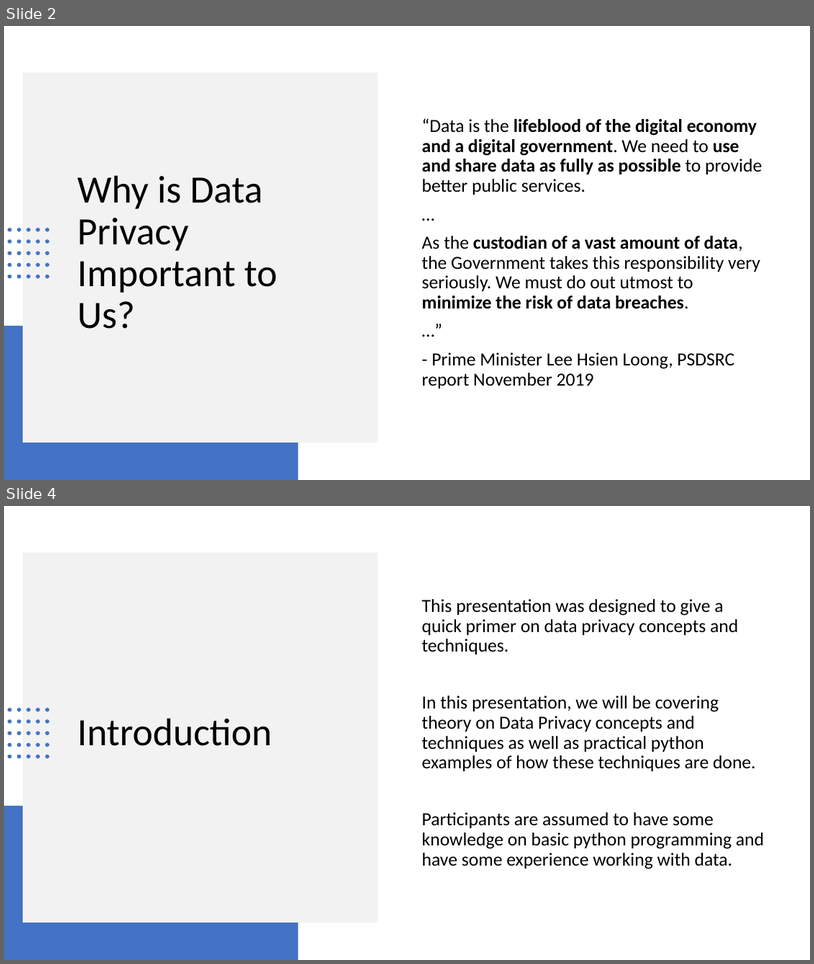
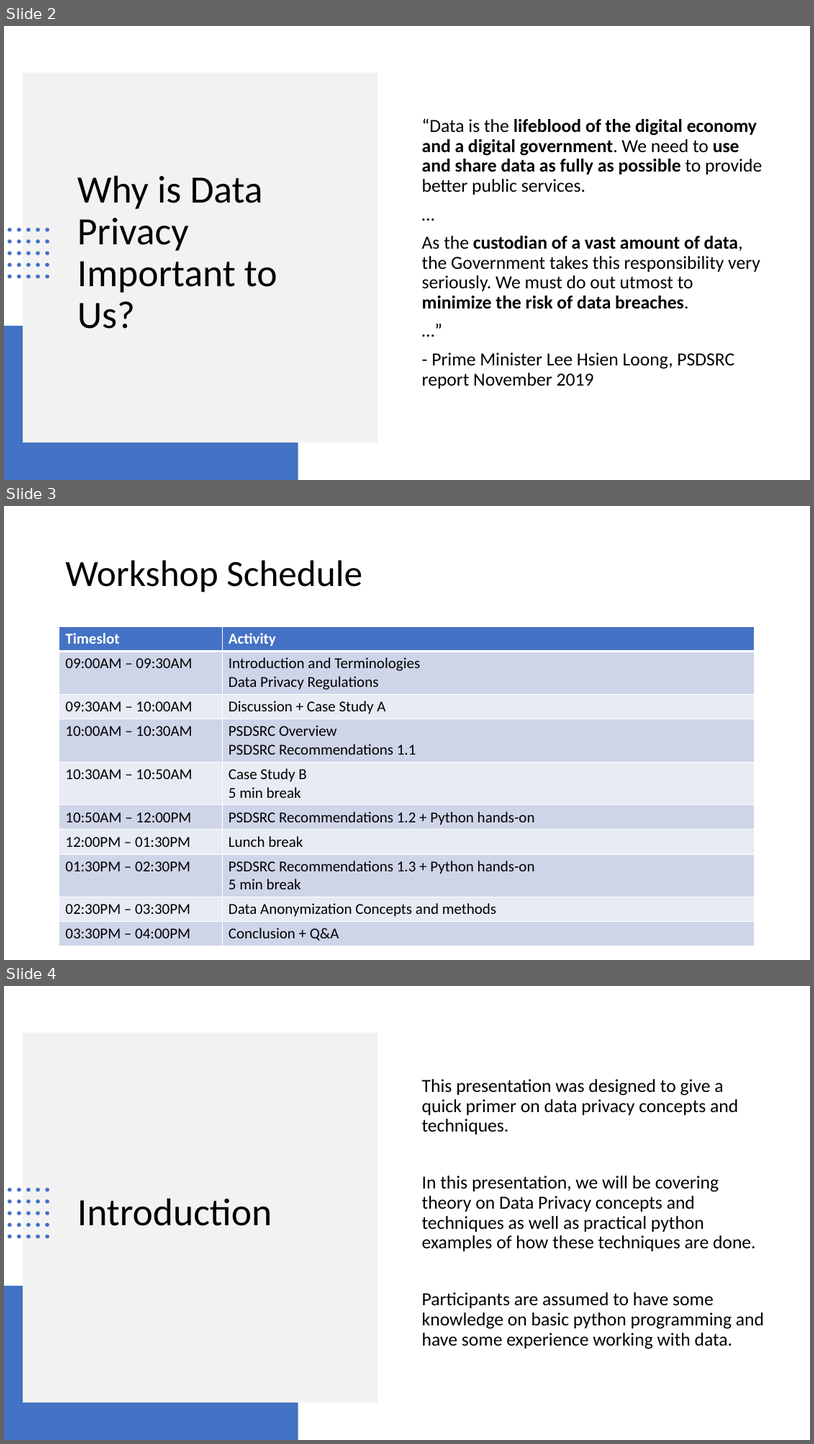
Before and after one commit to dsaidgovsg/data-privacy-workshop, a slide deck: Data Privacy Workshop.pptx. Shown one above the other, each under a label of ours: slides 2 and 4 before the commit, slides 2, 3 and 4 after it; the slides between them are not shown. The pictures are 814x964 and 814x1444 pixels, drawn with LibreOffice and Linux fonts; fonts in the diff are those of the drawing. Boxes give left, top, right and bottom in pixels: in the first picture for what was removed or moved away, otherwise in the second. Text is boxed around its words. In the diff, an @@ line names an element or a change of style, - is before the commit and + after.

Commit message:
update powerpoint to include schedule

```diff
--- a/Data Privacy Workshop.pptx
+++ b/Data Privacy Workshop.pptx
@@ slide 3 added at (4,506,810,960), background #FFFFFF @@
@@ title added at (65,560,363,592), 44 pt, text #000000 @@
+Workshop Schedule
@@ table added at (59,627,756,943), 10 rows, 2 columns @@
+Timeslot | Activity
+09:00AM – 09:30AM | Introduction and Terminologies / Data Privacy Regulations
+09:30AM – 10:00AM | Discussion + Case Study A
+10:00AM – 10:30AM | PSDSRC Overview / PSDSRC Recommendations 1.1
+10:30AM – 10:50AM | Case Study B / 5 min break
+10:50AM – 12:00PM | PSDSRC Recommendations 1.2 + Python hands-on
+12:00PM – 01:30PM | Lunch break
+01:30PM – 02:30PM | PSDSRC Recommendations 1.3 + Python hands-on / 5 min break
+02:30PM – 03:30PM | Data Anonymization Concepts and methods
+03:30PM – 04:00PM | Conclusion + Q&A
```
Also in this commit, not shown: 1 slide removed, 1 other file.
